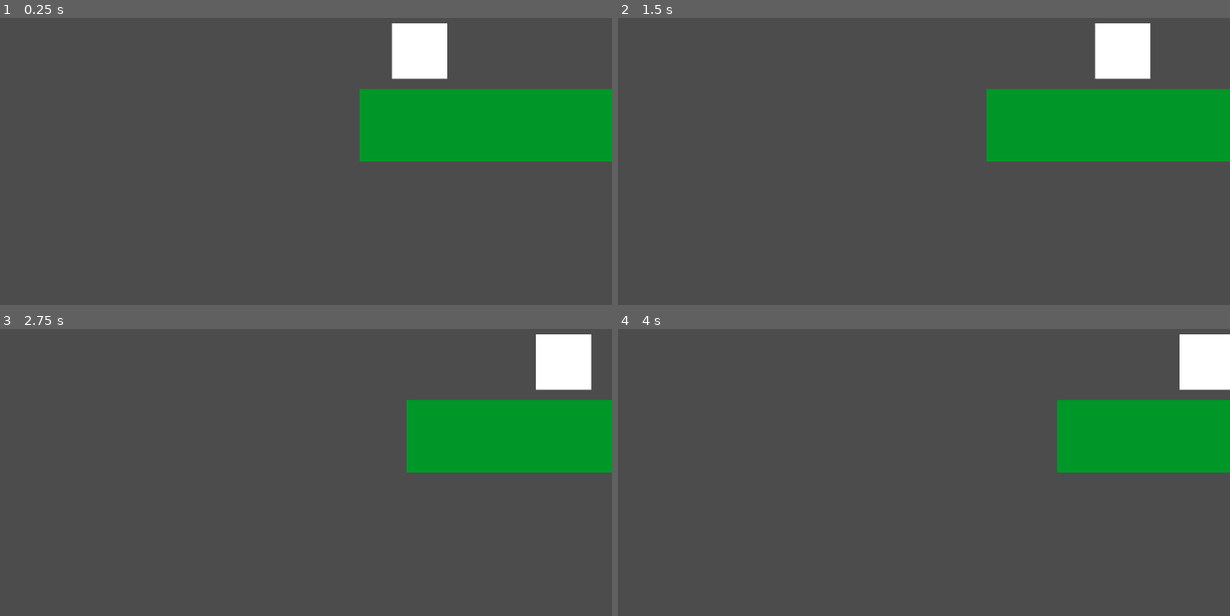
Above: before the commit, frames 1-4 (two rows, left to right).
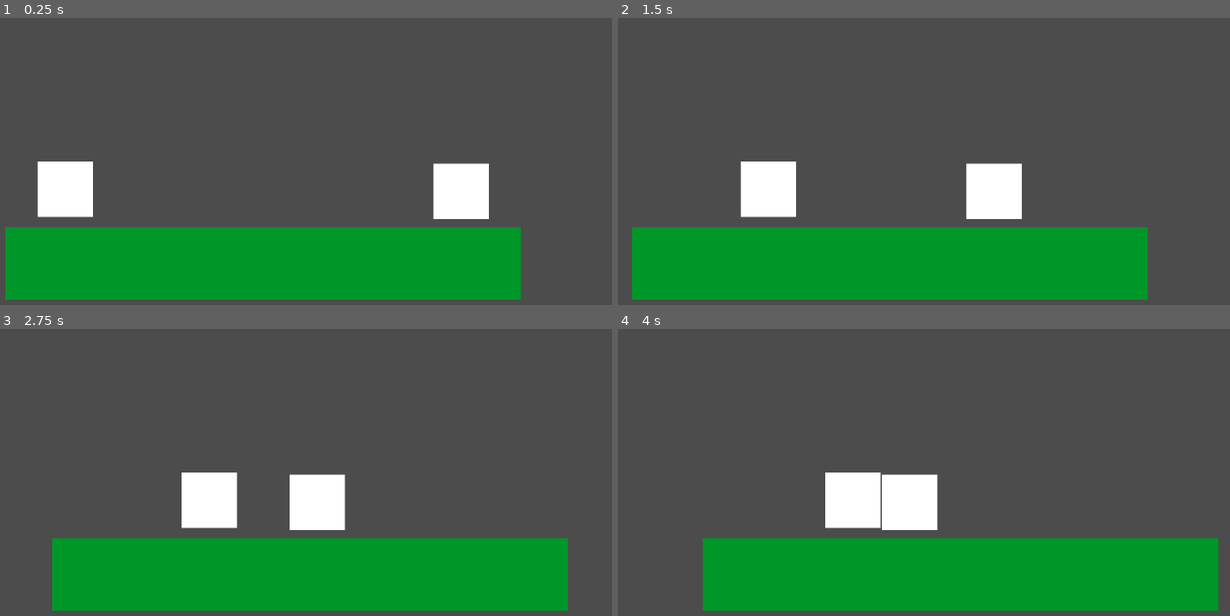
Above: after the commit, the same moments.

Repository: NewDEV-github/godocik
Game: Godot game, scene res://world/core level/CoreLevel.tscn
Two runs of this game, one before a commit and one after it. Both use one fixed random seed, a clock stepped at 60 frames per second and the inputs below. The project has no main scene, so this scene is started directly.
Inputs:
- Up to frame 1 (0.25 s): no input
- Up to frame 2 (1.5 s): tap Enter at 0.5 s; hold D (player1_test_right) 0.53-1.28 s; hold Left (player2_test_left) 0.53-1.28 s; hold A (player1_test_left) from 1.28 s (still down); tap Right (player2_test_right) at 1.35 s
- Up to frame 3 (2.75 s): release A (player1_test_left) at 2.03 s; hold D (player1_test_right) from 2.03 s (still down); hold Left (player2_test_left) from 2.03 s (still down)
- Up to frame 4 (4 s): release Left (player2_test_left) at 2.78 s; tap Right (player2_test_right) at 2.85 s; tap Space at 3.5 s; release D (player1_test_right) at 3.53 s; hold A (player1_test_left) from 3.53 s (still down); hold Left (player2_test_left) from 3.53 s (still down)

The runs differ from the first frame. In frame 1, 37% of the frame differs, in the area x 0-100%, y 1-99%; in frame 2, 37%; in frame 3, 35%; in frame 4, 34%.

Commit message:
working camera frm kernik

Diff:
--- a/world/core level/Camera.gd
+++ b/world/core level/Camera.gd
@@ -7,6 +7,7 @@
 
 func _physics_process(delta):
 	camera_normal()
+	print(position)
 
 func _ready():
 	pass
@@ -16,4 +17,4 @@
 		var half = abs(Global.fighters[0].position.x-Global.fighters[1].position.x)/2.0
 		var z = clamp(abs(Global.fighters[0].position.x-Global.fighters[1].position.x)/1400.0,1,3)
 		zoom=Vector2(z,z)
-		position=Vector2(min(Global.fighters[0].position.x,Global.fighters[1].position.x)+half,500)
+		position=Vector2(min(Global.fighters[0].position.x,Global.fighters[1].position.x)+half,0)
--- a/world/core level/CoreLevel.tscn
+++ b/world/core level/CoreLevel.tscn
@@ -12,4 +12,5 @@
 
 [node name="Camera" parent="." instance=ExtResource( 2 )]
 position = Vector2( 510, 299 )
+anchor_mode = 0
 current = true
